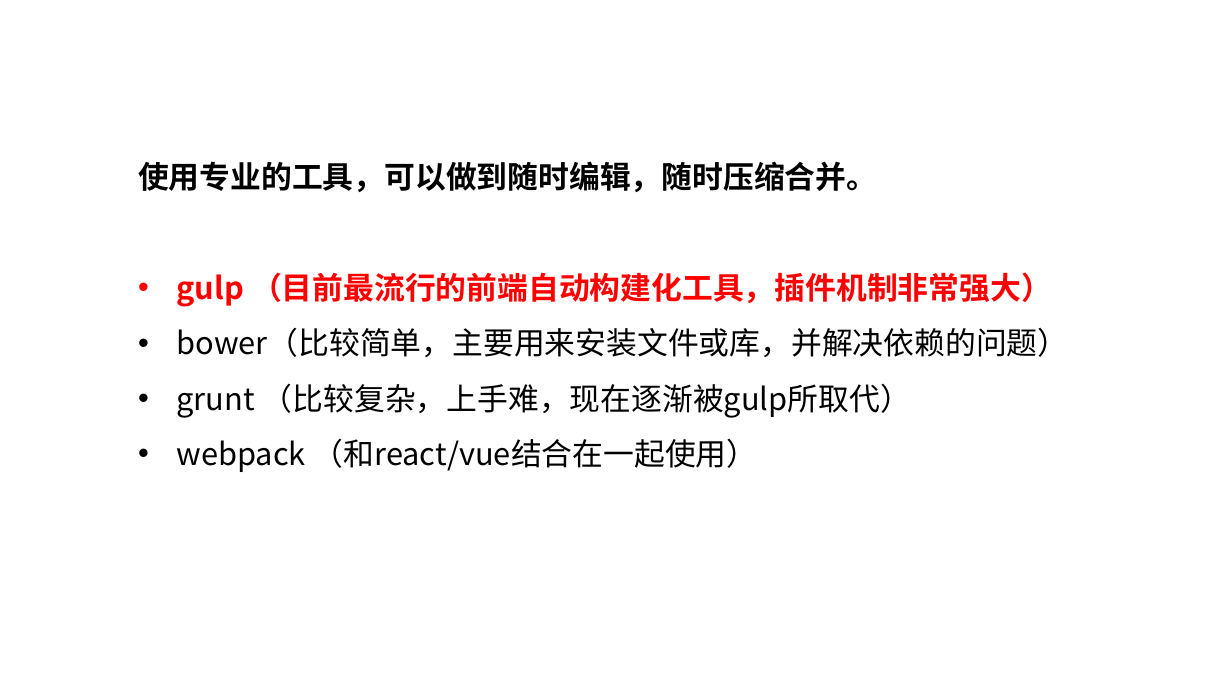
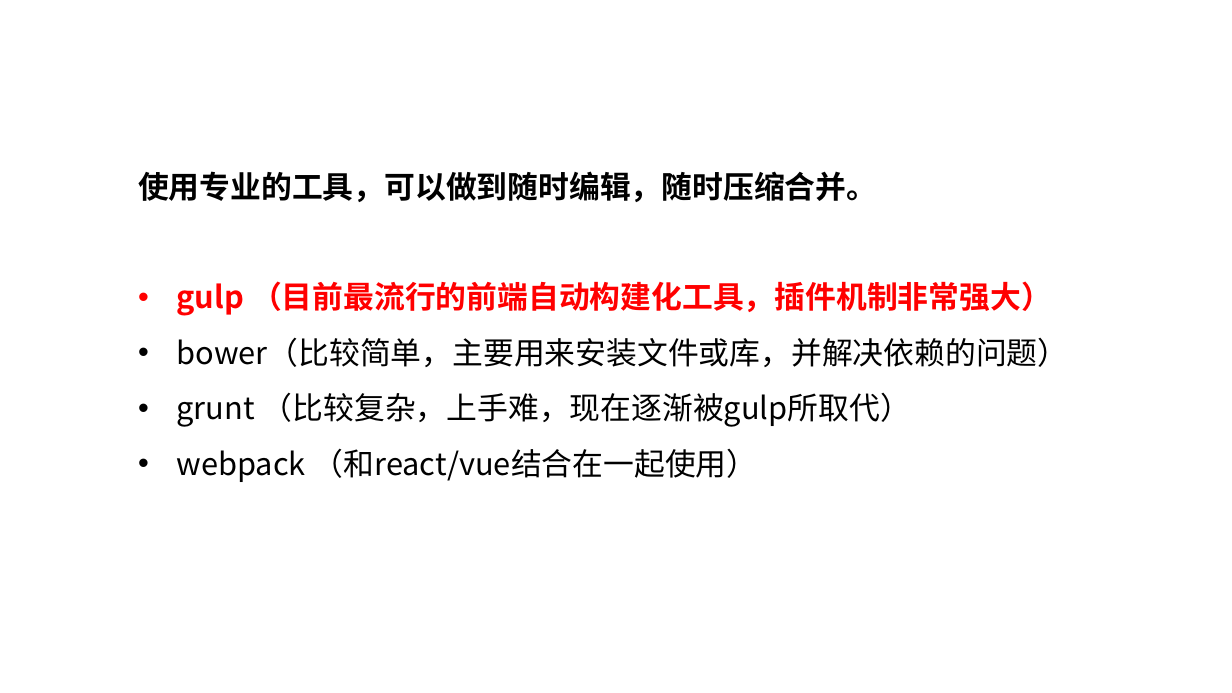
Before and after one commit to JSFFZL/Courseware-PPT, a slide deck: slide 5 of gulp.pptx. Drawn at 1232x693 pixels with LibreOffice and Linux fonts; fonts in the diff are those of the drawing; background and template pictures are left out. Boxes give left, top, right and bottom in pixels: in the first picture for what was removed or moved away, otherwise in the second. Text is boxed around its words. In the diff, an @@ line names an element or a change of style, - is before the commit and + after.

```diff
--- a/gulp.pptx
+++ b/gulp.pptx
@@ text "使用专业的工具，可以做到随时编辑，随时压缩合并。": place and size @@
-text "使用专业的工具，可以做到随时编辑，随时压缩合并。" at box(138, 161, 1069, 472)
+text "使用专业的工具，可以做到随时编辑，随时压缩合并。" at box(138, 171, 1069, 482)
```
Also in this commit, not shown: 4 other slides changed, 1 slide added, 2 slides removed, 3 other files.
